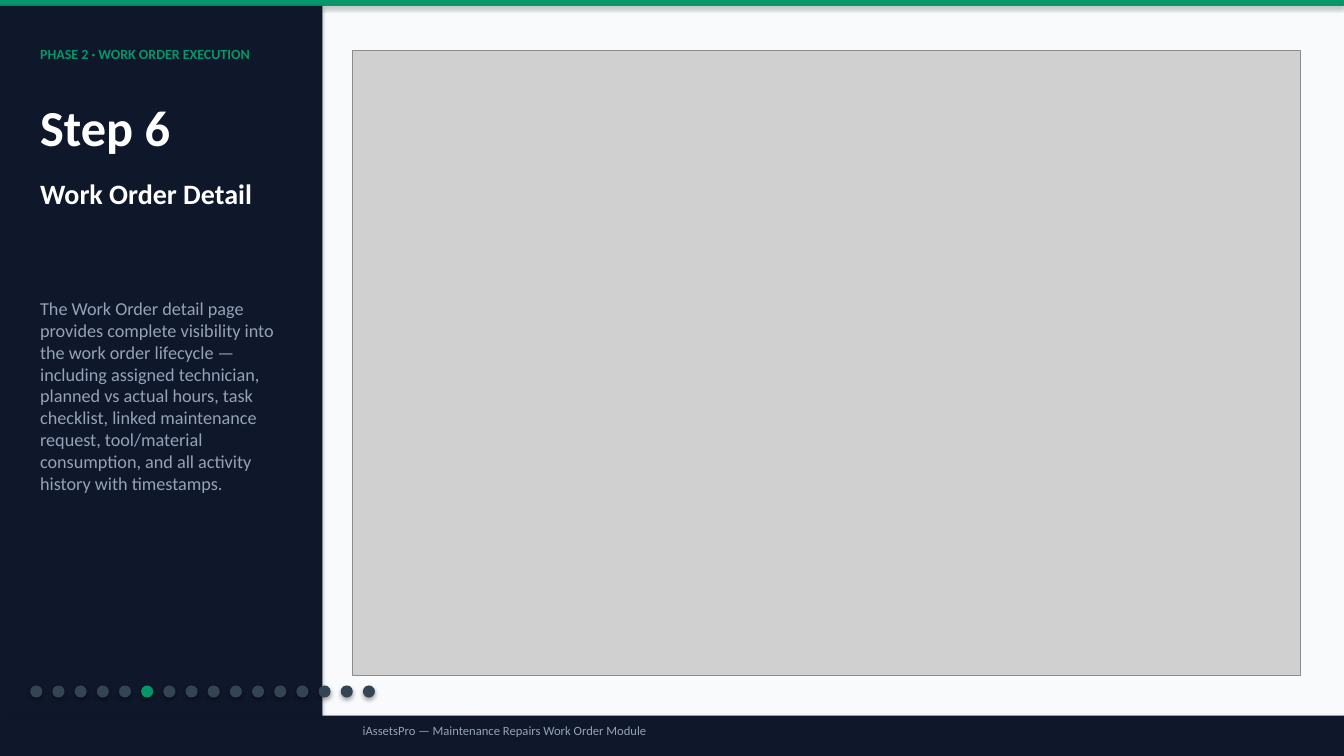
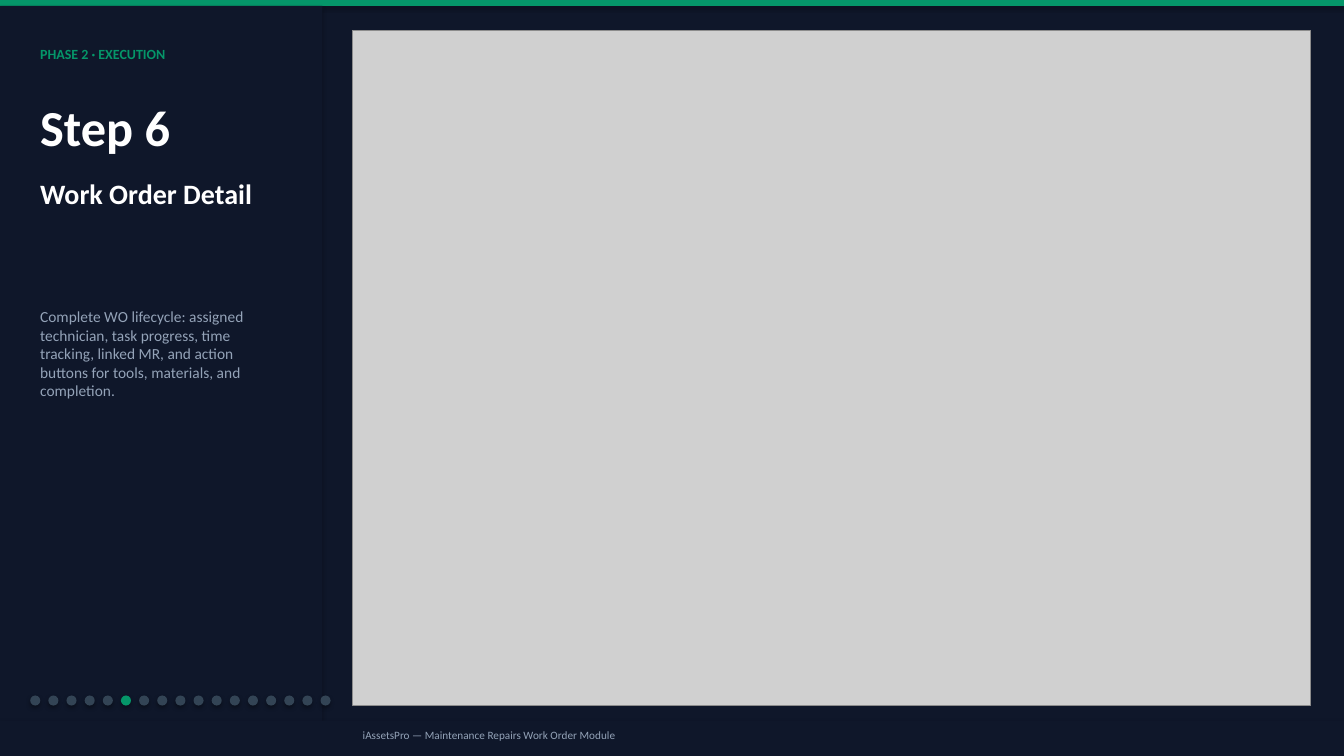
Before and after one commit to christianagbotah/eam-system, a slide deck: slide 8 of public/WO-Workflow-Presentation.pptx. Drawn at 1344x756 pixels with LibreOffice and Linux fonts; fonts in the diff are those of the drawing; grey boxes stand for pictures. Boxes give left, top, right and bottom in pixels: in the first picture for what was removed or moved away, otherwise in the second. Text is boxed around its words. In the diff, an @@ line names an element or a change of style, - is before the commit and + after.

```diff
--- a/public/WO-Workflow-Presentation.pptx
+++ b/public/WO-Workflow-Presentation.pptx
@@ background #F8FAFC to #0F172A @@
@@ text at (40,50,165,59): text changed @@
-PHASE 2 · WORK ORDER EXECUTION
+PHASE 2 · EXECUTION
@@ picture: place and size @@
-picture at (353,50,1301,676)
+picture at (353,30,1311,706)
@@ text at (40,311,243,399): text changed; size 13 to 11 pt @@
-The Work Order detail page provides complete visibility into the work order lifecycle — including assigned technician, planned vs actual hours, task checklist, linked maintenance request, tool/material consumption, and all activity history with timestamps.
+Complete WO lifecycle: assigned technician, task progress, time tracking, linked MR, and action buttons for tools, materials, and completion.
@@ ellipse: place and size @@
-ellipse at (30,686,42,698)
+ellipse at (30,696,40,706)
@@ ellipse: place and size @@
-ellipse at (52,686,65,698)
+ellipse at (48,696,58,706)
@@ ellipse: place and size @@
-ellipse at (75,686,87,698)
+ellipse at (67,696,77,706)
@@ ellipse: place and size @@
-ellipse at (97,686,109,698)
+ellipse at (85,696,95,706)
@@ ellipse: place and size @@
-ellipse at (119,686,131,698)
+ellipse at (103,696,113,706)
@@ ellipse: place and size @@
-ellipse at (141,686,153,698)
+ellipse at (121,696,131,706)
@@ ellipse: place and size @@
-ellipse at (163,686,175,698)
+ellipse at (139,696,149,706)
@@ ellipse: place and size @@
-ellipse at (186,686,198,698)
+ellipse at (157,696,167,706)
@@ ellipse: place and size @@
-ellipse at (208,686,220,698)
+ellipse at (175,696,186,706)
@@ ellipse: place and size @@
-ellipse at (230,686,242,698)
+ellipse at (194,696,204,706)
@@ ellipse: place and size @@
-ellipse at (252,686,264,698)
+ellipse at (212,696,222,706)
@@ ellipse: place and size @@
-ellipse at (274,686,286,698)
+ellipse at (230,696,240,706)
@@ ellipse: place and size @@
-ellipse at (296,686,309,698)
+ellipse at (248,696,258,706)
@@ ellipse: place and size @@
-ellipse at (319,686,331,698)
+ellipse at (266,696,276,706)
@@ ellipse: place and size @@
-ellipse at (341,686,353,698)
+ellipse at (284,696,294,706)
@@ ellipse: place and size @@
-ellipse at (363,686,375,698)
+ellipse at (302,696,313,706)
@@ ellipse added at (321,696,331,706), fill #334455 @@
@@ rectangle: place and size @@
-rectangle at (0,716,1344,756)
+rectangle at (0,721,1344,756)
@@ text "iAssetsPro — Maintenance Repairs Work ..." at (363,731,615,741): size 9 to 8 pt @@
```
Also in this commit, not shown: 15 other slides changed, 5 slides added, 2 slides removed, 1 other file.
